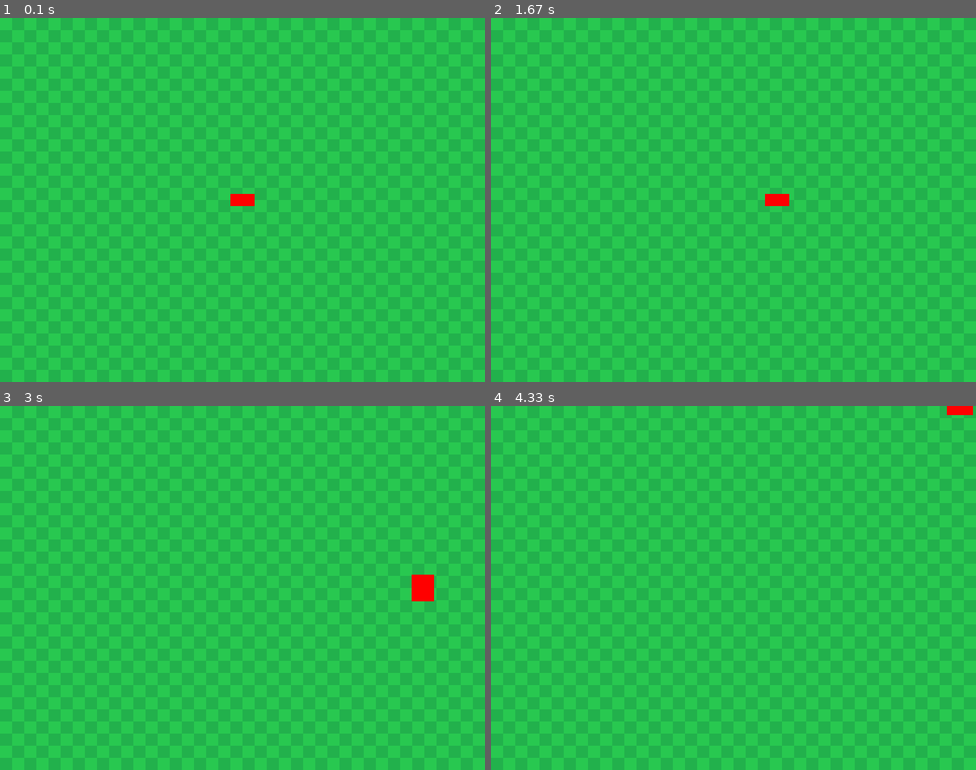
Above: before the commit, frames 1-4 (two rows, left to right).
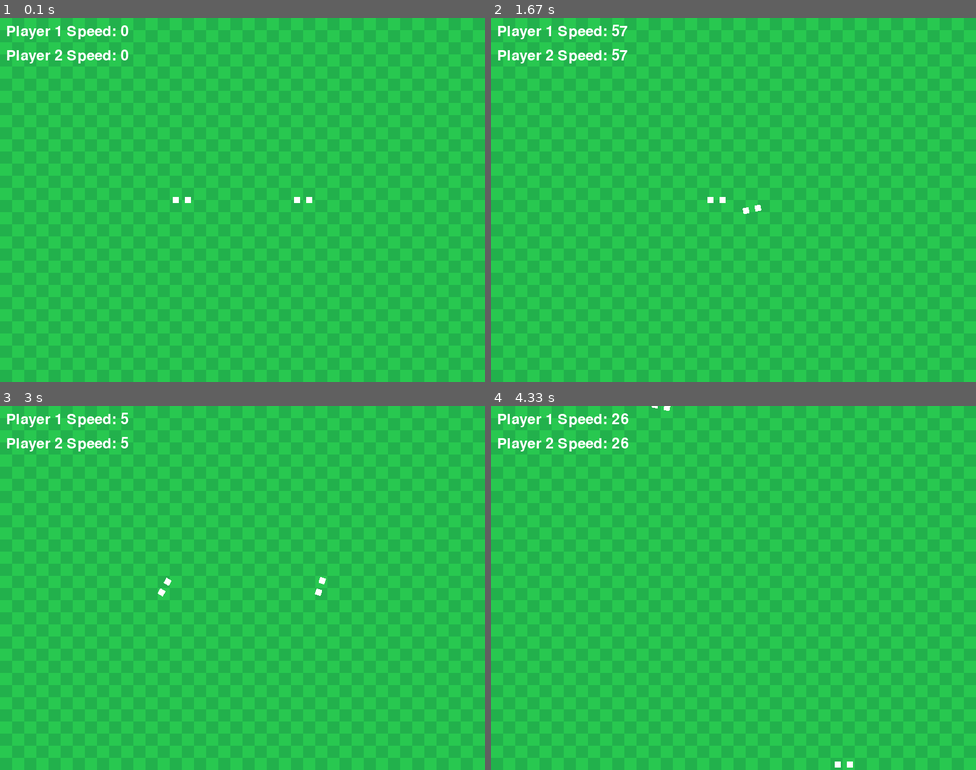
Above: after the commit, the same moments.

Repository: raphaelcp22/PYGAME
Game: pygame game, started from game.py
Same seed, same stepped clock (60 frames per second), same inputs: the game is played once before the commit and once after it.
Inputs:
- Up to frame 1 (0.1 s): no input
- Up to frame 2 (1.67 s): hold A 0.33-0.8 s; hold Right 0.33-0.8 s; hold Right 0.83-1.3 s; hold D 0.83-1.3 s; hold Up 1.33-1.63 s; hold W 1.33-1.63 s
- Up to frame 3 (3 s): hold Right 1.67-2.13 s; hold D 1.67-2.13 s; hold Left 2.17-2.7 s; hold A 2.17-2.7 s; hold Left from 2.73 s (still down); hold A from 2.73 s (still down)
- Up to frame 4 (4.33 s): release Left at 3.13 s; release A at 3.13 s; hold Up 3.17-3.53 s; hold W 3.17-3.53 s; hold Right 3.57-4.2 s; hold D 3.57-4.2 s; hold Left from 4.23 s (still down); hold A from 4.23 s (still down)

The runs differ from the first frame. In frame 1, 0.9% of the frame differs, in the area x 1-65%, y 2-52%; in frame 2, 1.0%; in frame 3, 1.1%, in the area x 1-90%, y 1-54%; in frame 4, 1.0%.

Commit message:
Dois carros e colisão

Diff:
--- a/game.py
+++ b/game.py
@@ -1,17 +1,23 @@
-import pygame, sys, math
+import pygame
+import sys
+import math
+from pygame.math import Vector2
 
 pygame.init()
 
 WIDTH, HEIGHT = 800, 600
 screen = pygame.display.set_mode((WIDTH, HEIGHT))
-pygame.display.set_caption("Formula Insper – protótipo 01")
+pygame.display.set_caption("Formula Insper – 2 Player Racing")
 clock = pygame.time.Clock()
 
 GRAY = (60, 60, 60)
 GREEN1, GREEN2 = (34, 177, 76), (40, 200, 80)
+RED = (255, 0, 0)
+BLUE = (0, 100, 255)
+WHITE = (255, 255, 255)
 
 class Player:
-    def __init__(self, x, y, color):
+    def __init__(self, x, y, color, controls):
         self.pos = pygame.Vector2(x, y)
         self.vel = pygame.Vector2(0, 0)
         self.angle = 0          # 0° aponta para a direita
@@ -19,27 +25,74 @@
         self.color = color
         self.acc = 0.4
         self.rot_speed = 3
+        self.controls = controls  # [left, right, accelerate]
+        self.collision_rect = pygame.Rect(0, 0, *self.size)
+        self.collision_rect.center = self.pos
+        self.collided = False
+        self.collision_timer = 0
 
     def update(self, keys):
-        if keys[pygame.K_a]:
+        if keys[self.controls[0]]:
             self.angle += self.rot_speed
-        if keys[pygame.K_d]:
+        if keys[self.controls[1]]:
             self.angle -= self.rot_speed
-        if keys[pygame.K_w]:
+        if keys[self.controls[2]]:
             direction = pygame.Vector2(math.cos(math.radians(-self.angle)),
-                                       math.sin(math.radians(-self.angle)))
+                                     math.sin(math.radians(-self.angle)))
             self.vel += direction * self.acc
+
         # atrito
         self.vel *= 0.98
         self.pos += self.vel
 
+        # Update collision rectangle
+        self.collision_rect.center = self.pos
+
+        # Screen boundaries
+        self.pos.x = max(0, min(WIDTH, self.pos.x))
+        self.pos.y = max(0, min(HEIGHT, self.pos.y))
+
+        # Collision cooldown
+        if self.collided:
+            self.collision_timer -= 1
+            if self.collision_timer <= 0:
+                self.collided = False
+
     def draw(self, surf):
         rect = pygame.Rect(0, 0, *self.size)
         rect.center = self.pos
-        car = pygame.Surface(self.size)
-        car.fill(self.color)
+        car = pygame.Surface(self.size, pygame.SRCALPHA)
+        pygame.draw.rect(car, self.color, rect)
+
+        # Add some details to the car
+        pygame.draw.rect(car, WHITE, (5, 5, 10, 10))
+        pygame.draw.rect(car, WHITE, (25, 5, 10, 10))
+
         rotated = pygame.transform.rotate(car, self.angle)
         surf.blit(rotated, rotated.get_rect(center=self.pos))
+
+        # Draw collision rectangle (for debugging)
+        # pygame.draw.rect(surf, (255, 255, 0), self.collision_rect, 1)
+
+def check_collision(player1, player2):
+    # Simple rectangle collision detection
+    if player1.collision_rect.colliderect(player2.collision_rect) and not player1.collided and not player2.collided:
+        # Calculate collision response (simple bounce)
+        player1.vel *= -0.5
+        player2.vel *= -0.5
+
+        # Move players apart slightly to prevent sticking
+        direction = player1.pos - player2.pos
+        if direction.length() > 0:
+            direction = direction.normalize()
+            player1.pos += direction * 5
+            player2.pos -= direction * 5
+
+        # Set collision state
+        player1.collided = True
+        player2.collided = True
+        player1.collision_timer = 30  # 0.5 seconds at 60 FPS
+        player2.collision_timer = 30
 
 def draw_grass():
     cell = 20
@@ -48,7 +101,16 @@
             col = GREEN1 if (x//cell + y//cell) % 2 else GREEN2
             pygame.draw.rect(screen, col, (x, y, cell, cell))
 
-player = Player(WIDTH/2, HEIGHT/2, (255, 0, 0))
+def draw_ui():
+    font = pygame.font.SysFont(None, 36)
+    text1 = font.render(f"Player 1 Speed: {int(player1.vel.length() * 10)}", True, WHITE)
+    text2 = font.render(f"Player 2 Speed: {int(player2.vel.length() * 10)}", True, WHITE)
+    screen.blit(text1, (10, 10))
+    screen.blit(text2, (10, 50))
+
+# Create two players with different controls
+player1 = Player(WIDTH/2 - 100, HEIGHT/2, RED, [pygame.K_a, pygame.K_d, pygame.K_w])
+player2 = Player(WIDTH/2 + 100, HEIGHT/2, BLUE, [pygame.K_LEFT, pygame.K_RIGHT, pygame.K_UP])
 
 while True:
     for e in pygame.event.get():
@@ -56,10 +118,15 @@
             pygame.quit(); sys.exit()
 
     keys = pygame.key.get_pressed()
-    player.update(keys)
+    player1.update(keys)
+    player2.update(keys)
+
+    check_collision(player1, player2)
 
     draw_grass()
-    player.draw(screen)
+    player1.draw(screen)
+    player2.draw(screen)
+    draw_ui()
 
     pygame.display.flip()
     clock.tick(60)
